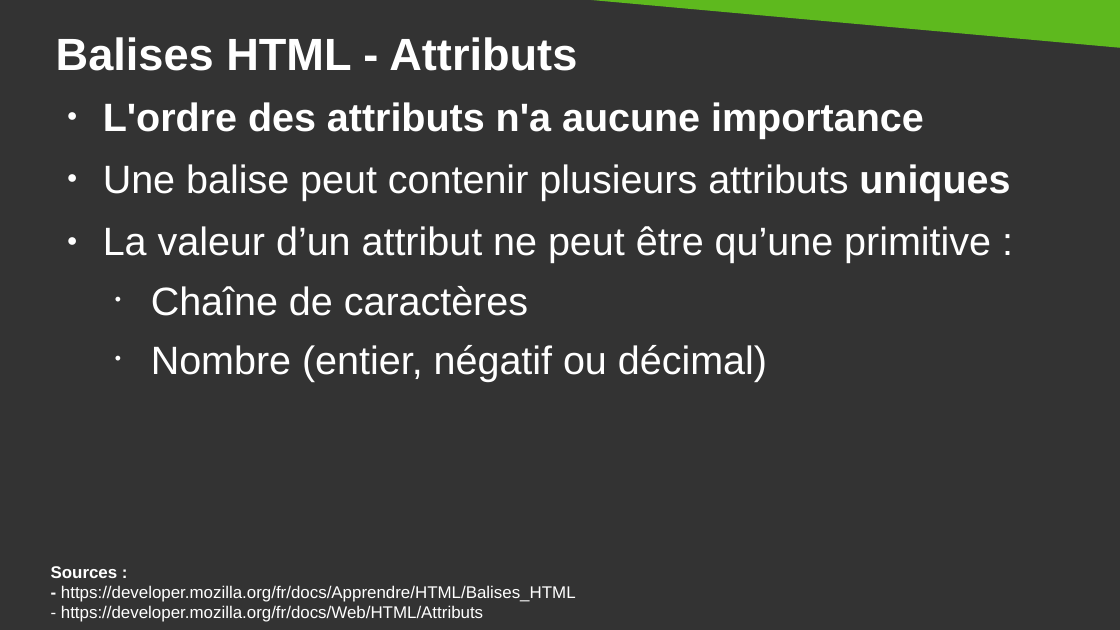
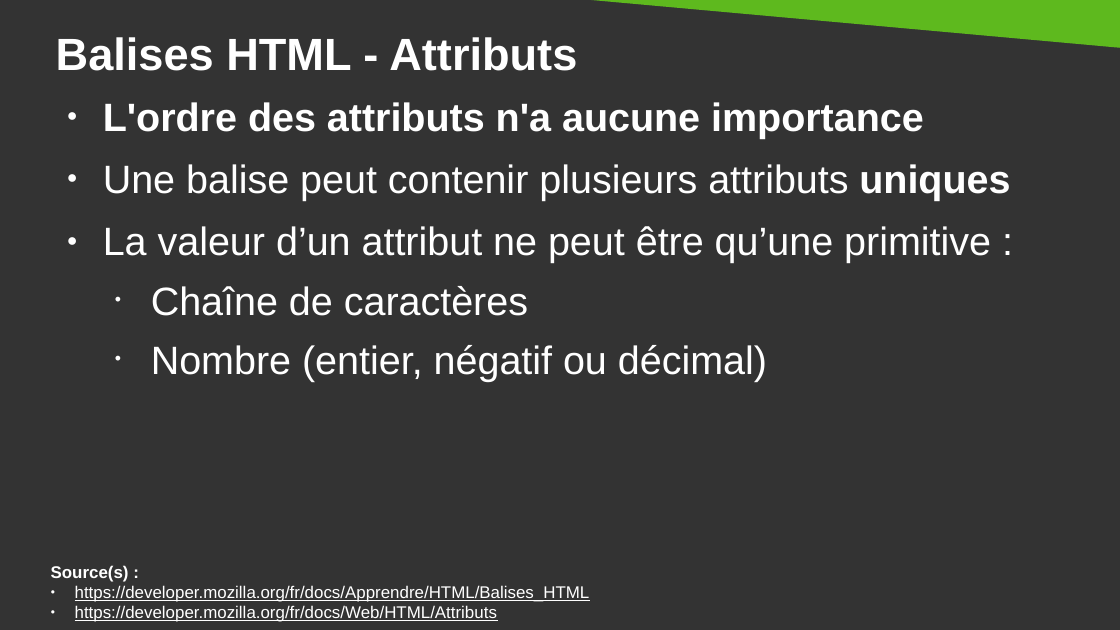
Before and after one commit to DanYellow/cours, a slide deck: slide 27 of integration-web-s1/travaux-pratiques/numero-1/presentation.odp. Drawn at 1120x630 pixels with LibreOffice and Linux fonts; fonts in the diff are those of the drawing. Boxes give left, top, right and bottom in pixels: in the first picture for what was removed or moved away, otherwise in the second. Text is boxed around its words. In the diff, an @@ line names an element or a change of style, - is before the commit and + after.

```diff
--- a/integration-web-s1/travaux-pratiques/numero-1/presentation.odp
+++ b/integration-web-s1/travaux-pratiques/numero-1/presentation.odp
@@ text at (x1=51, y1=565, x2=590, y2=622): text changed @@
-Sources :
-- https://developer.mozilla.org/fr/docs/Apprendre/HTML/Balises_HTML
-- https://developer.mozilla.org/fr/docs/Web/HTML/Attributs
+Source(s) :
+● https://developer.mozilla.org/fr/docs/Apprendre/HTML/Balises_HTML
+● https://developer.mozilla.org/fr/docs/Web/HTML/Attributs
```
Also in this commit, not shown: 5 other slides changed, 1 slide removed, 16 other files.
